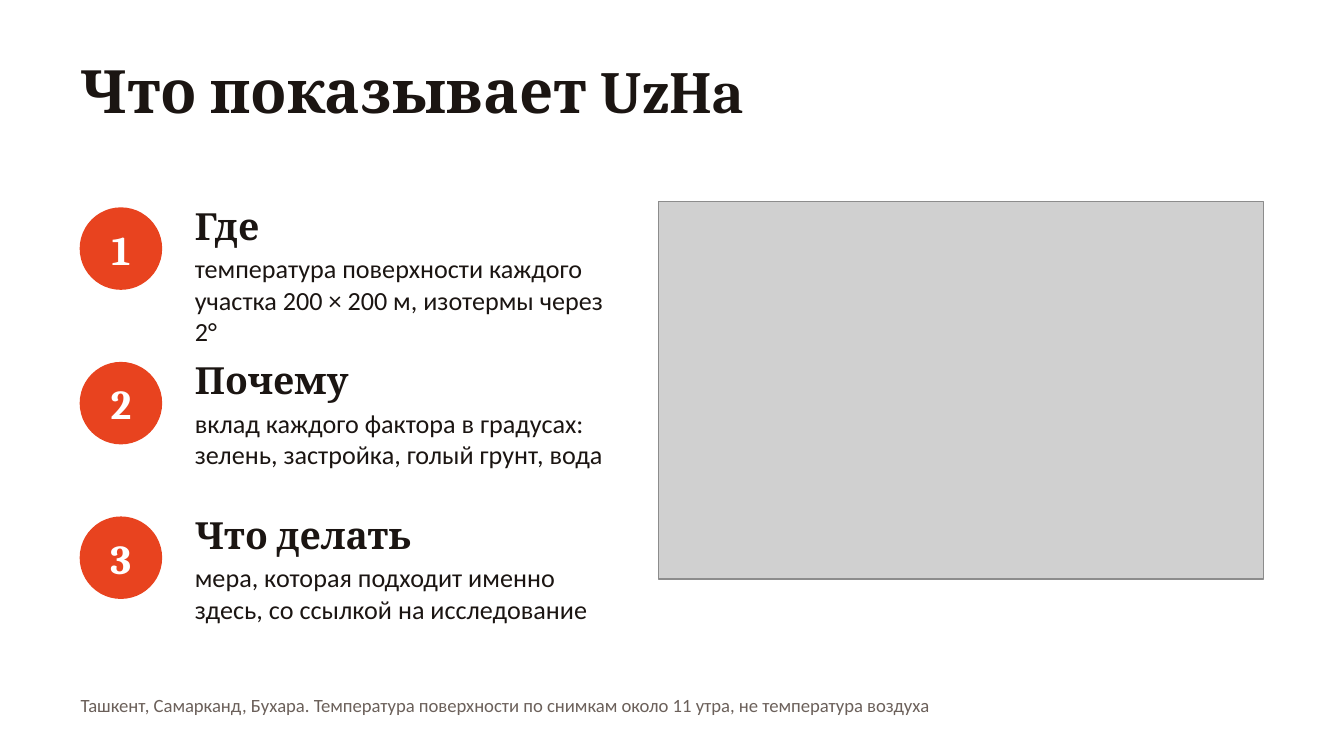
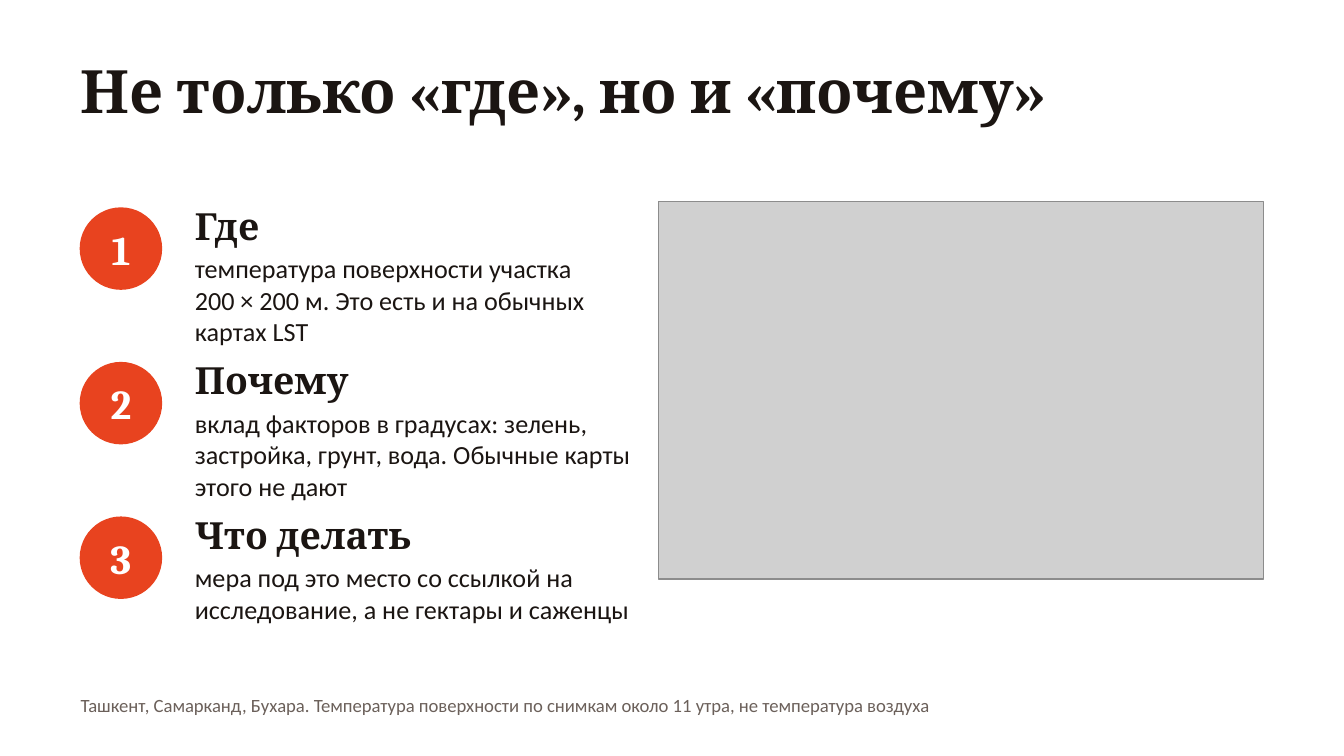
Before and after one commit to root3315/uzha-heat, a slide deck: slide 4 of docs/uzha-pitch.pptx (slide 5 before the commit). Drawn at 1344x756 pixels with LibreOffice and Linux fonts; fonts in the diff are those of the drawing; grey boxes stand for pictures. Boxes give left, top, right and bottom in pixels: in the first picture for what was removed or moved away, otherwise in the second. Text is boxed around its words. In the diff, an @@ line names an element or a change of style, - is before the commit and + after.

```diff
--- a/docs/uzha-pitch.pptx
+++ b/docs/uzha-pitch.pptx
@@ text at [81, 70, 1014, 128]: text changed @@
-Что показывает UzHa
+Не только «где», но и «почему»
@@ text at [195, 265, 584, 346]: text changed @@
-температура поверхности каждого участка 200 × 200 м, изотермы через 2°
+температура поверхности участка 200 × 200 м. Это есть и на обычных картах LST
@@ text at [195, 415, 631, 501]: text changed @@
-вклад каждого фактора в градусах: зелень, застройка, голый грунт, вода
+вклад факторов в градусах: зелень, застройка, грунт, вода. Обычные карты этого не дают
@@ text at [195, 569, 629, 624]: text changed @@
-мера, которая подходит именно здесь, со ссылкой на исследование
+мера под это место со ссылкой на исследование, а не гектары и саженцы
```
Also in this commit, not shown: 7 other slides changed, 1 slide added, 2 slides removed.
